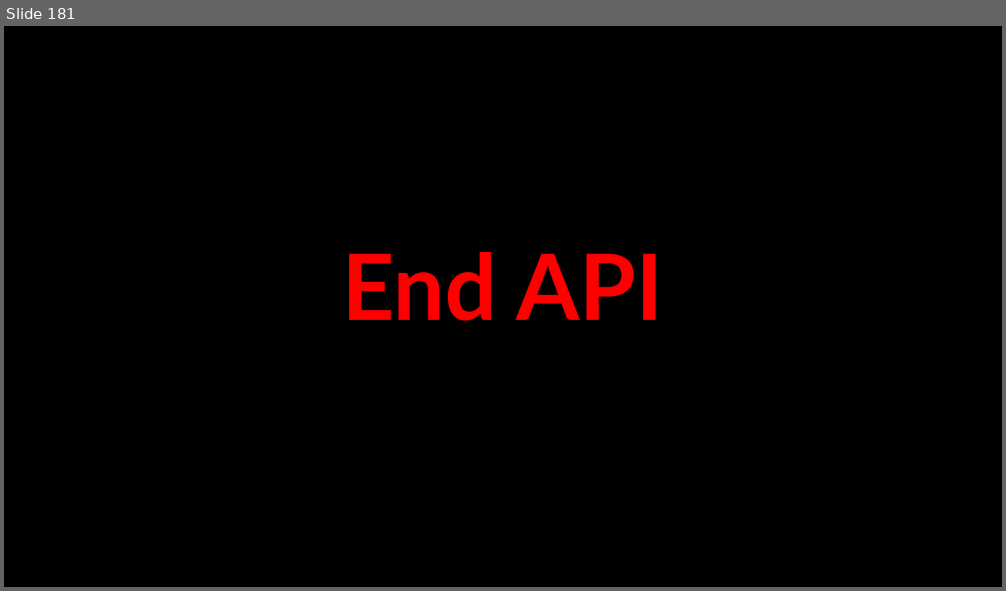
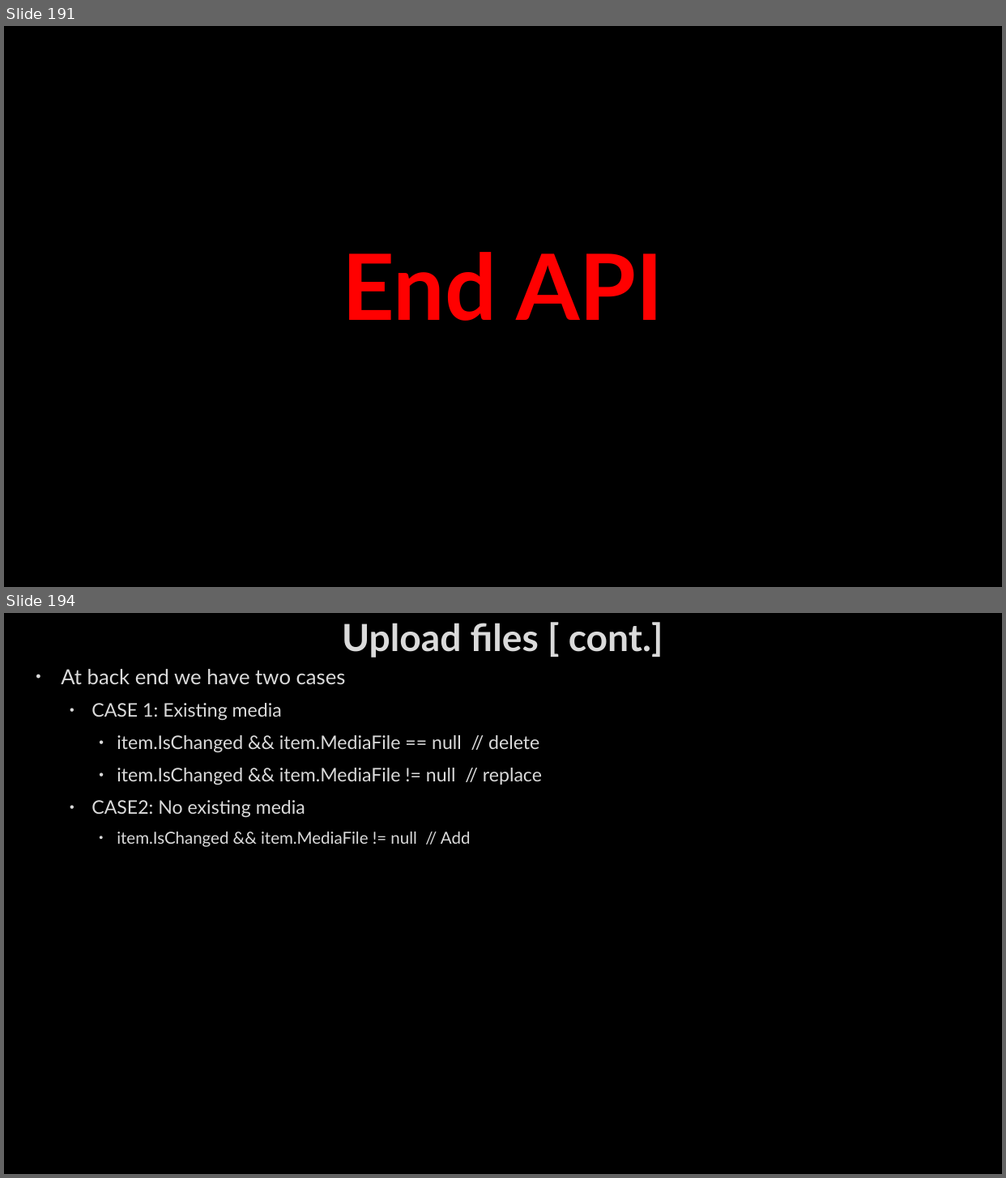
Before and after one commit to AhmedMohamedSamir1/Summary, a slide deck: Dot Net/1_C#, LINQ, EF,OOP&Solid.pptx. Shown one above the other, each under a label of ours: slide 181 before the commit, slides 191 and 194 after it; the slides between them are not shown. The pictures are 1006x591 and 1006x1178 pixels, drawn with LibreOffice and Linux fonts; fonts in the diff are those of the drawing; background and template pictures are left out. Boxes give left, top, right and bottom in pixels: in the first picture for what was removed or moved away, otherwise in the second. Text is boxed around its words. In the diff, an @@ line names an element or a change of style, - is before the commit and + after.

```diff
--- a/Dot Net/1_C#, LINQ, EF,OOP&Solid.pptx
+++ b/Dot Net/1_C#, LINQ, EF,OOP&Solid.pptx
@@ slide 194 added at <box>4,613,1002,1174</box>, background picture (left out) @@
@@ title added at <box>342,622,663,658</box>, 36 pt, text #DADADA, bold @@
+Upload files [ cont.]
@@ text added at <box>61,669,542,847</box>, 18 pt, text #DADADA @@
+• At back end we have two cases
+  • CASE 1: Existing media
+    • item.IsChanged && item.MediaFile == null // delete
+    • item.IsChanged && item.MediaFile != null // replace
+  • CASE2: No existing media
+    • item.IsChanged && item.MediaFile != null // Add
@@ what was slide 181 is now slide 191 @@
```
Also in this commit, not shown: 2 slides changed, 13 other slides added, 1 slide removed, 4 other files.
